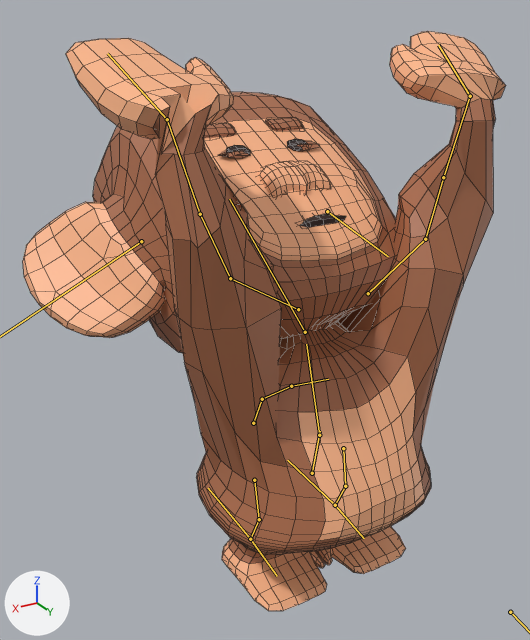
The FBX model Assets/_Project/Prefabs/Monkey/holdingIdleAnimation.fbx, before and after one commit.
One viewpoint serves both versions: a 50 mm lens placed at (1.6, 2.26, 2.37), pointed at (0.0, -0.41, 1.04). The lights are fixed; the arrows at lower left show +X, +Y and +Z. Both versions are drawn at frame 1 of the action 'HoldingIdle'; the numbers are the values there. The bones that bend it are drawn over the model as lines. Mesh edges are drawn as thin lines.

Objects in the first picture: 'LowPolyMonkey'.
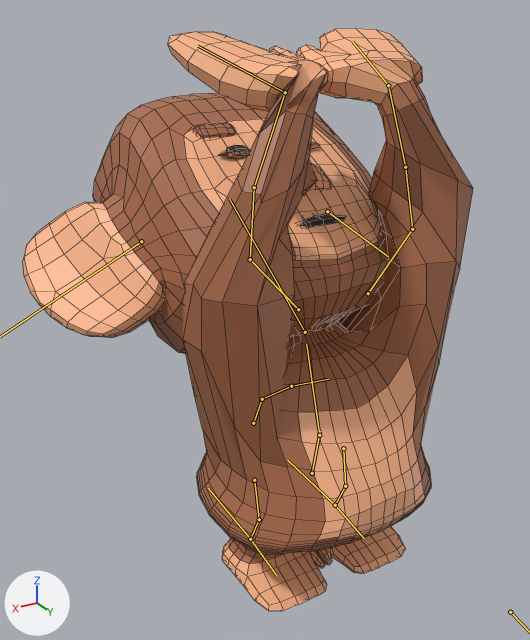
Boxes (x1, y1, x2, y2) around the edits, measured in the pictures (530 x 640 px):
'LowPolyMonkey', posed (7% narrower): before (23, 31, 506, 611); after (23, 28, 473, 611)
bone 'Shoulder.L', root to tip: before (368, 293) to (425, 239); after (368, 293) to (412, 229)
bone 'UpperArm.L', root to tip: before (425, 239) to (443, 177); after (412, 229) to (405, 167)
bone 'LowerArm.L', root to tip: before (443, 177) to (470, 96); after (405, 167) to (388, 85)
bone 'Hand.L', root to tip: before (470, 96) to (438, 45); after (388, 85) to (352, 41)
bone 'Shoulder.R', root to tip: before (298, 309) to (230, 278); after (298, 309) to (250, 259)
bone 'UpperArm.R', root to tip: before (230, 278) to (200, 214); after (250, 259) to (254, 187)
bone 'LowerArm.R', root to tip: before (200, 214) to (167, 119); after (254, 187) to (285, 92)
bone 'Hand.R', root to tip: before (167, 119) to (107, 53); after (285, 92) to (198, 46)

The change, as a diff of the scene's bpy script:
```diff
--- a/Assets/_Project/Prefabs/Monkey/holdingIdleAnimation.fbx.py
+++ b/Assets/_Project/Prefabs/Monkey/holdingIdleAnimation.fbx.py
@@ bone_shoulder_l @@
 bone_shoulder_l = bpy.data.objects['Armature'].pose.bones['Shoulder.L']  # child of 'Spine'
-bone_shoulder_l.rotation_quaternion = (0.927, 0.102, -0.034, 0.36)  # degrees (10, -8, 42)
+bone_shoulder_l.rotation_quaternion = (0.864, 0.109, -0.049, 0.49)  # degrees (8, -11, 58)
@@ bone_upperarm_l @@
 bone_upperarm_l = bpy.data.objects['Armature'].pose.bones['UpperArm.L']  # child of 'Shoulder.L'
-bone_upperarm_l.rotation_quaternion = (0.903, 0.017, -0.305, 0.301)  # degrees (-11, -34, 40)
+bone_upperarm_l.rotation_quaternion = (0.886, 0.042, -0.297, 0.354)  # degrees (-9, -34, 46)
@@ bone_lowerarm_l @@
 bone_lowerarm_l = bpy.data.objects['Armature'].pose.bones['LowerArm.L']  # child of 'UpperArm.L'
-bone_lowerarm_l.rotation_quaternion = (0.962, 0.074, 0.262, -0.03)  # degrees (8, 31, -1)
+bone_lowerarm_l.rotation_quaternion = (0.961, 0.097, 0.259, 0.014)  # degrees (13, 30, 5)
@@ bone_hand_l @@
 bone_hand_l = bpy.data.objects['Armature'].pose.bones['Hand.L']  # child of 'LowerArm.L'
-bone_hand_l.rotation_quaternion = (0.545, -0.288, -0.682, 0.393)  # degrees (-97, -31, 106)
+bone_hand_l.rotation_quaternion = (0.532, -0.481, -0.591, 0.37)  # degrees (-100, -16, 88)
@@ bone_shoulder_r @@
 bone_shoulder_r = bpy.data.objects['Armature'].pose.bones['Shoulder.R']  # child of 'Spine'
-bone_shoulder_r.rotation_quaternion = (0.927, 0.102, 0.034, -0.36)  # degrees (10, 8, -42)
+bone_shoulder_r.rotation_quaternion = (0.864, 0.109, 0.049, -0.49)  # degrees (8, 11, -58)
@@ bone_upperarm_r @@
 bone_upperarm_r = bpy.data.objects['Armature'].pose.bones['UpperArm.R']  # child of 'Shoulder.R'
-bone_upperarm_r.rotation_quaternion = (0.903, 0.017, 0.305, -0.301)  # degrees (-11, 34, -40)
+bone_upperarm_r.rotation_quaternion = (0.886, 0.042, 0.297, -0.354)  # degrees (-9, 34, -46)
@@ bone_lowerarm_r @@
 bone_lowerarm_r = bpy.data.objects['Armature'].pose.bones['LowerArm.R']  # child of 'UpperArm.R'
-bone_lowerarm_r.rotation_quaternion = (0.925, 0.05, -0.376, 0.013)  # degrees (7, -44, -1)
+bone_lowerarm_r.rotation_quaternion = (0.961, 0.097, -0.259, -0.014)  # degrees (13, -30, -5)
@@ bone_hand_r @@
 bone_hand_r = bpy.data.objects['Armature'].pose.bones['Hand.R']  # child of 'LowerArm.R'
-bone_hand_r.rotation_quaternion = (0.512, -0.242, 0.708, -0.422)  # degrees (-98, 31, -115)
+bone_hand_r.rotation_quaternion = (0.532, -0.481, 0.591, -0.37)  # degrees (-100, 16, -88)
```
